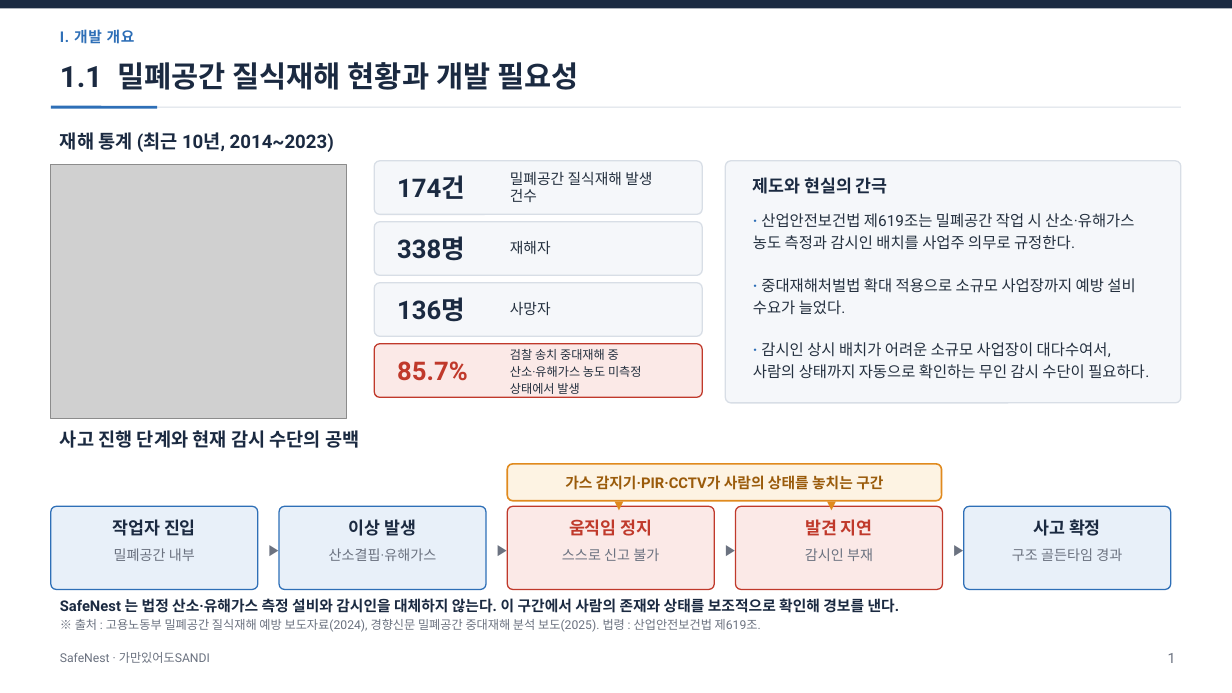
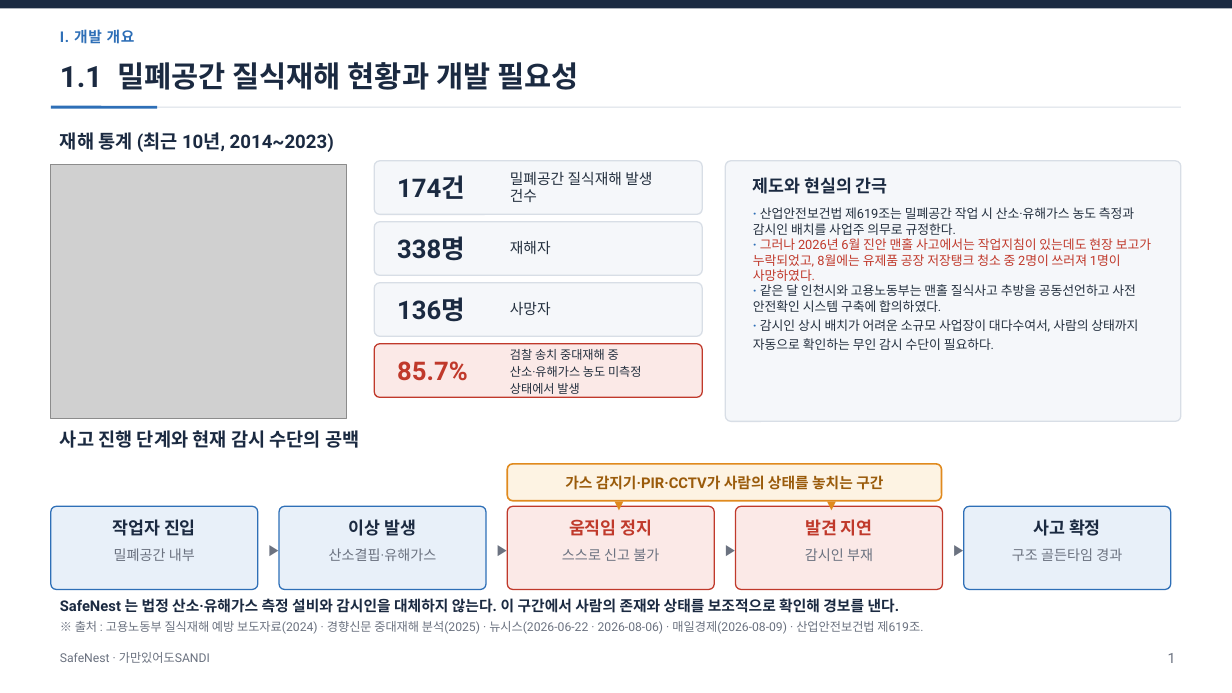
Before and after one commit to jinsu1011/safenest-embedded-competition, a slide deck: slide 2 of final-report/2026ESWContest_자유공모_가만있어도SANDI_개발완료보고서.pptx. Drawn at 1232x693 pixels with LibreOffice and Linux fonts; fonts in the diff are those of the drawing; grey boxes stand for pictures. Boxes give left, top, right and bottom in pixels: in the first picture for what was removed or moved away, otherwise in the second. Text is boxed around its words. In the diff, an @@ line names an element or a change of style, - is before the commit and + after.

```diff
--- a/final-report/2026ESWContest_자유공모_가만있어도SANDI_개발완료보고서.pptx
+++ b/final-report/2026ESWContest_자유공모_가만있어도SANDI_개발완료보고서.pptx
@@ rounded rectangle: place and size @@
-rounded rectangle at [726, 161, 1181, 403]
+rounded rectangle at [726, 161, 1181, 421]
@@ rounded rectangle at [726, 161, 1181, 421]: proportions changed @@
@@ text at [753, 207, 1151, 350]: text changed; size 12 to 10 pt @@
-· 감시인 상시 배치가 어려운 소규모 사업장이 대다수여서, 사람의 상태까지 자동으로 확인하는 무인 감시 수단이 필요하다.
+· 산업안전보건법 제619조는 밀폐공간 작업 시 산소·유해가스 농도 측정과 감시인 배치를 사업주 의무로 규정한다.
+· 그러나 2026년 6월 진안 맨홀 사고에서는 작업지침이 있는데도 현장 보고가 누락되었고, 8월에는 유제품 공장 저장탱크 청소 중 2명이 쓰러져 1명이 사망하였다.
+· 같은 달 인천시와 고용노동부는 맨홀 질식사고 추방을 공동선언하고 사전 안전확인 시스템 구축에 합의하였다.
+· 감시인 상시 배치가 어려운 소규모 사업장이 대다수여서, 사람의 상태까지 자동으로 확인하는 무인 감시 수단이 필요하다.
@@ text removed at [753, 213, 1134, 250] @@
-· 산업안전보건법 제619조는 밀폐공간 작업 시 산소·유해가스 농도 측정과 감시인 배치를 사업주 의무로 규정한다.
@@ text removed at [753, 278, 1135, 314] @@
-· 중대재해처벌법 확대 적용으로 소규모 사업장까지 예방 설비 수요가 늘었다.
@@ text at [75, 621, 923, 634]: text changed @@
-※ 출처 : 고용노동부 밀폐공간 질식재해 예방 보도자료(2024), 경향신문 밀폐공간 중대재해 분석 보도(2025). 법령 : 산업안전보건법 제619조.
+※ 출처 : 고용노동부 질식재해 예방 보도자료(2024) · 경향신문 중대재해 분석(2025) · 뉴시스(2026-06-22 · 2026-08-06) · 매일경제(2026-08-09) · 산업안전보건법 제619조.
```
Also in this commit, not shown: 2 other slides changed, 8 other files.
